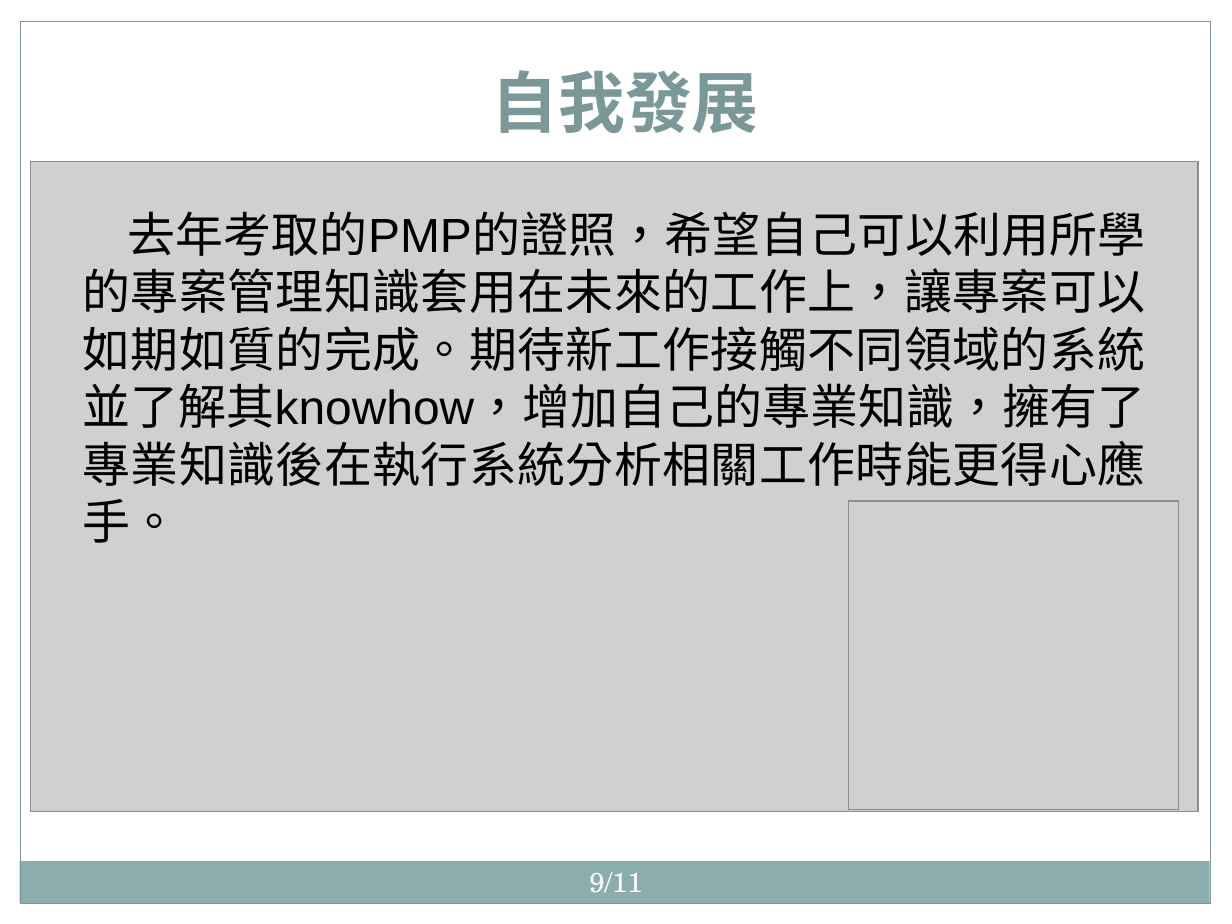
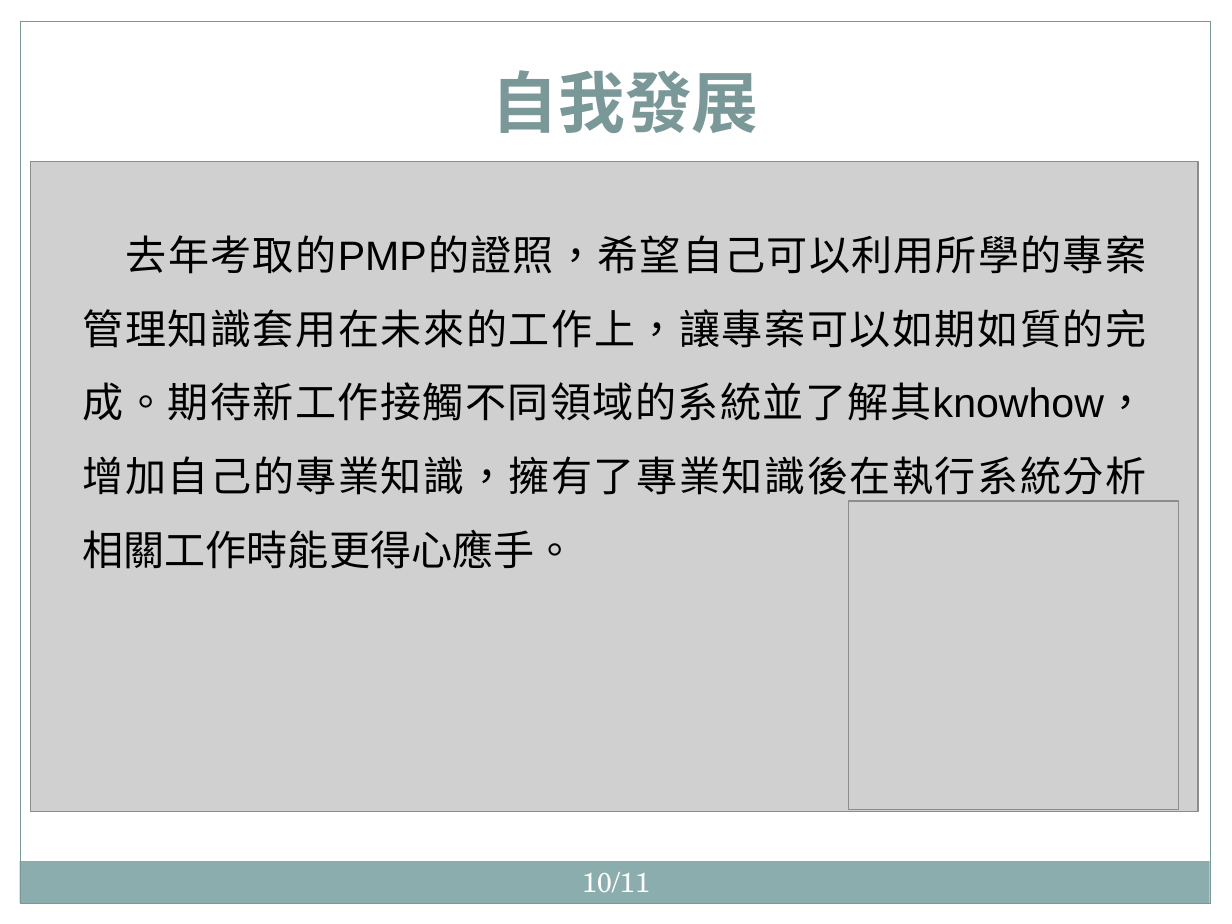
Before and after one commit to hrne/FINAL_REPORT, a slide deck: slide 10 of twu/面試/數據通信分公司_附件CHK-01簡報_1100427_涂宇欣.pptx (slide 9 before the commit). Drawn at 1232x924 pixels with LibreOffice and Linux fonts; fonts in the diff are those of the drawing; grey boxes stand for pictures; background and template pictures are left out. Boxes give left, top, right and bottom in pixels: in the first picture for what was removed or moved away, otherwise in the second. Text is boxed around its words. In the diff, an @@ line names an element or a change of style, - is before the commit and + after.

```diff
--- a/twu/面試/數據通信分公司_附件CHK-01簡報_1100427_涂宇欣.pptx
+++ b/twu/面試/數據通信分公司_附件CHK-01簡報_1100427_涂宇欣.pptx
@@ text "去年考取的PMP的證照，希望自己可以利用所學的專案管理知識套用在未來的工作上，讓專案可以如期如質的完成。期待新工作接觸不 ..." at [83, 235, 1147, 569]: size 28 to 24 pt; line spacing 1 to 1.5 @@
@@ page number at [582, 872, 650, 893]: text changed @@
-9/11
+10/11
```
Also in this commit, not shown: 8 other slides changed, 1 slide added, 3 other files.
